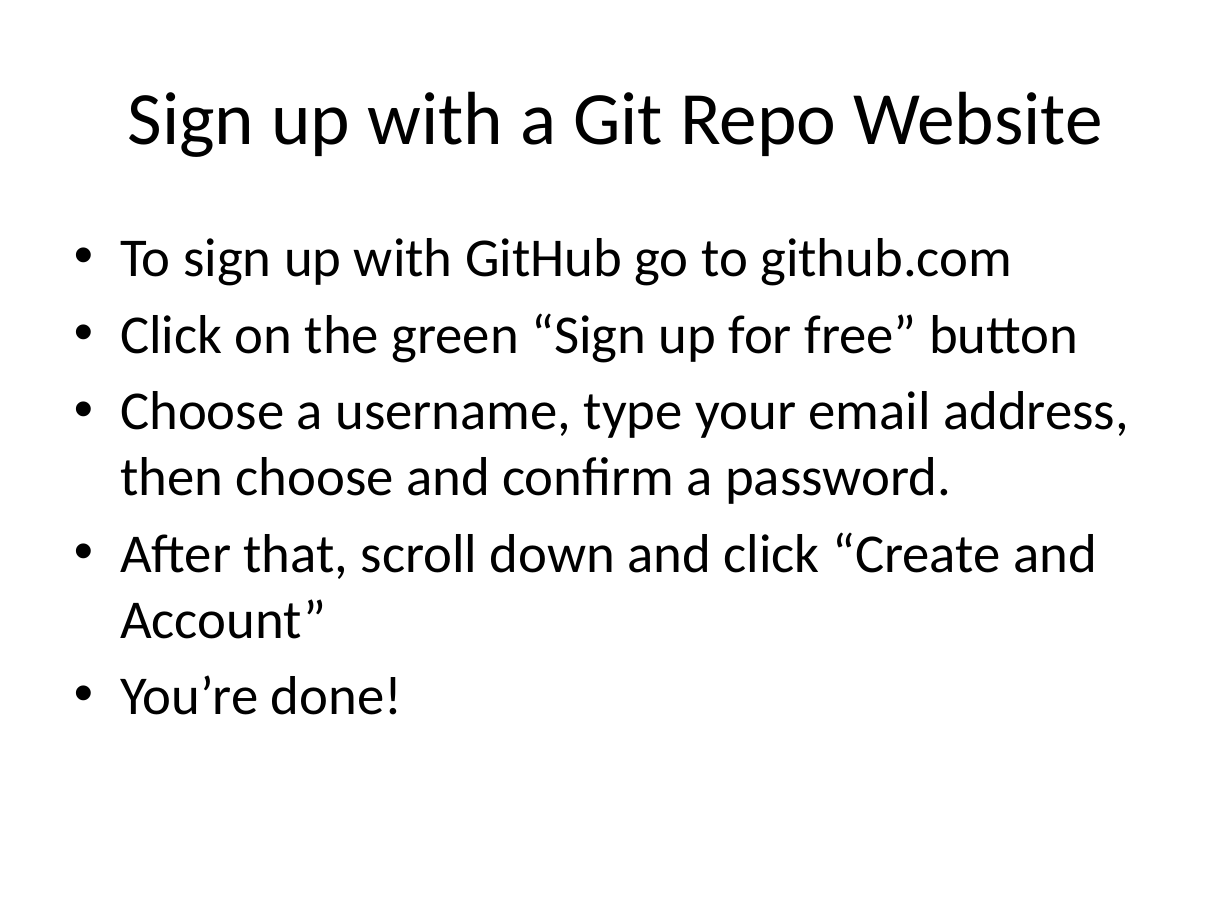
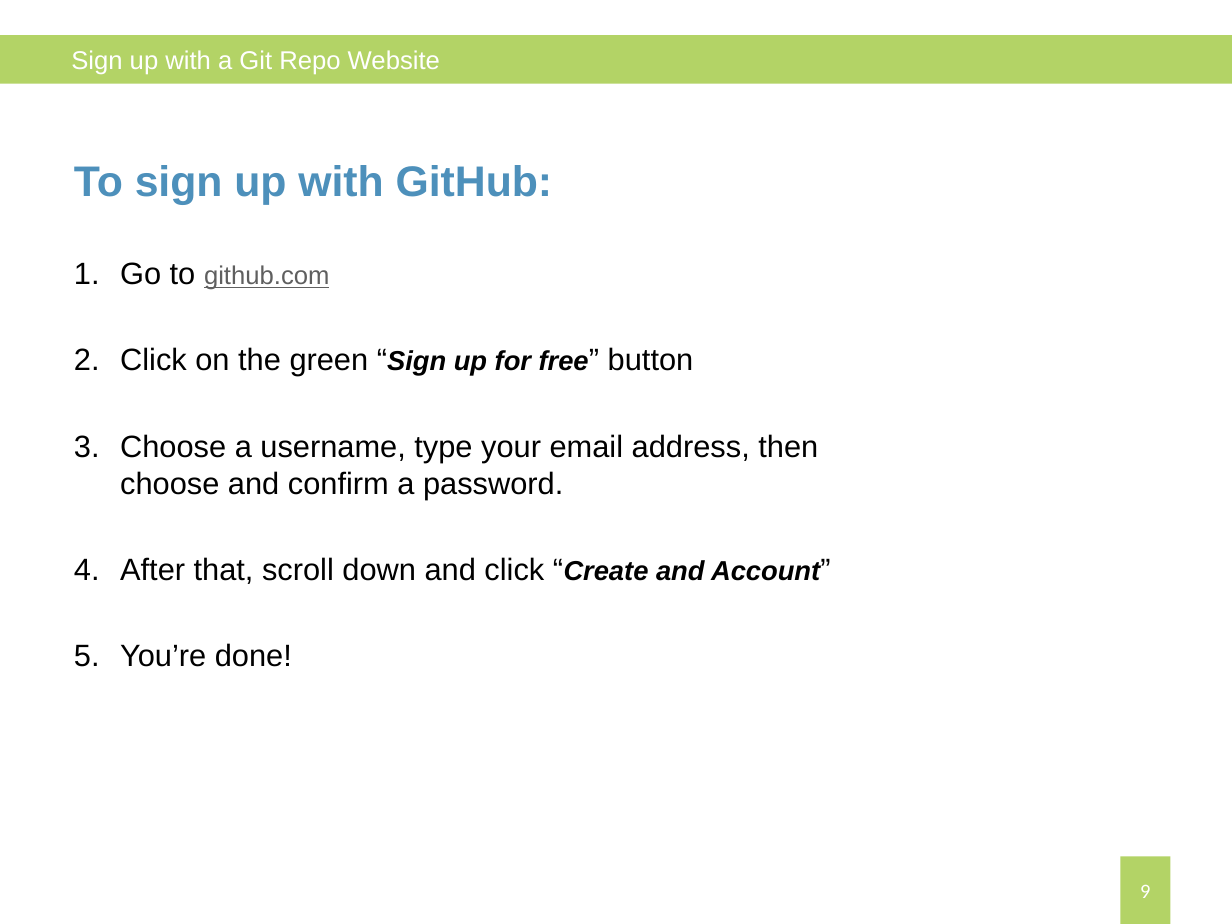
Before and after one commit to JaceTan/programming-notes, a slide deck: slide 9 of Preparing your computer for Git (Windows).pptx (slide 11 before the commit). Drawn at 1232x924 pixels with LibreOffice and Linux fonts; fonts in the diff are those of the drawing. Boxes give left, top, right and bottom in pixels: in the first picture for what was removed or moved away, otherwise in the second. Text is boxed around its words. In the diff, an @@ line names an element or a change of style, - is before the commit and + after.

```diff
--- a/Preparing your computer for Git (Windows).pptx
+++ b/Preparing your computer for Git (Windows).pptx
@@ rectangle added at (0,36,1232,84), fill #B3D366 @@
@@ text "Sign up with a Git ..." at (71,50,440,75): size 44 to 15 pt, font Calibri to Arial, text colour #000000 to #FFFFFF; alignment centre to left @@
@@ text "To sign up with GitHub:": place and size @@
-text "To sign up with GitHub:" at (120,238,1129,715)
+text "To sign up with GitHub:" at (74,165,820,667)
@@ text at (74,165,553,290): text changed; size 32 to 25 pt; font Calibri to Arial; text colour #000000 to #4D90BB; bold on @@
-• To sign up with GitHub go to github.com
+To sign up with GitHub:
+1. Go to github.com
@@ text at (120,347,820,667): size 32 to 18 pt in "Click on the green “Sign free” button", "Choose a username, type your email address, ...", "After that, scroll down and click “Create ...", "You’re done!"; size 32 to 16 pt, bold on, italic on in "“Sign up for free”", "“Create and Account”"; font Calibri to Arial in "Click on the green “Sign up for ...", "Choose a username, type your email address, ...", "After that, scroll down and click “Create ...", "You’re done!"; bullet • to 1.; less space between paragraphs @@
@@ page number added at (1120,856,1170,924), fill #B3D366, 12 pt, text #FFFFFF @@
+9
```
Also in this commit, not shown: 11 other slides changed, 2 slides added, 6 slides removed, 3 other files.
